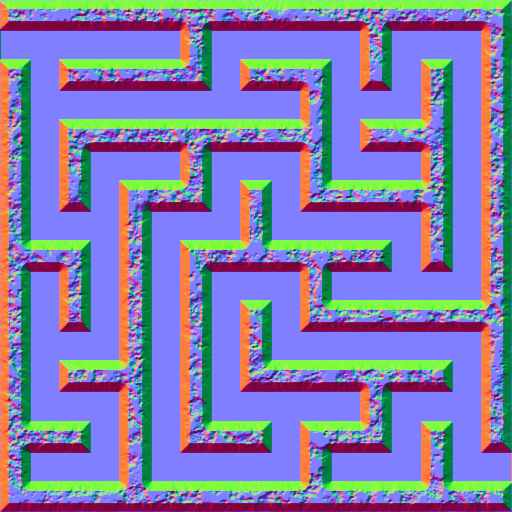
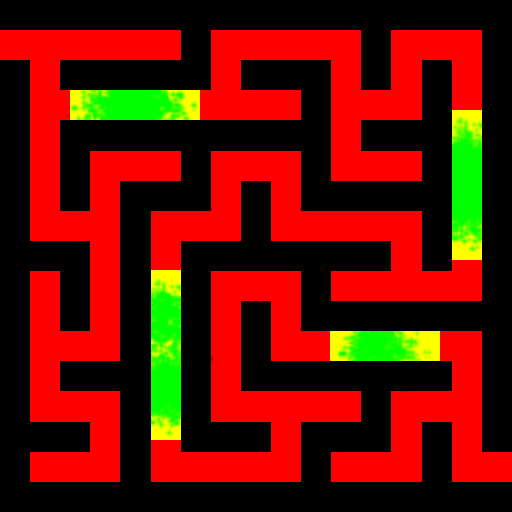
The second 512 x 512 image is a revision of the first. Changes to its layers:
added layer "editable green" (screen) above "broken bits" over <box>70,90,482,440</box>
added layer "broken bits" above "normalmap" over <box>0,0,512,512</box>
hid "normalmap" over <box>0,0,512,512</box>
hid "heightmap" over <box>0,0,512,512</box>
showed "roads" over <box>0,30,512,482</box>